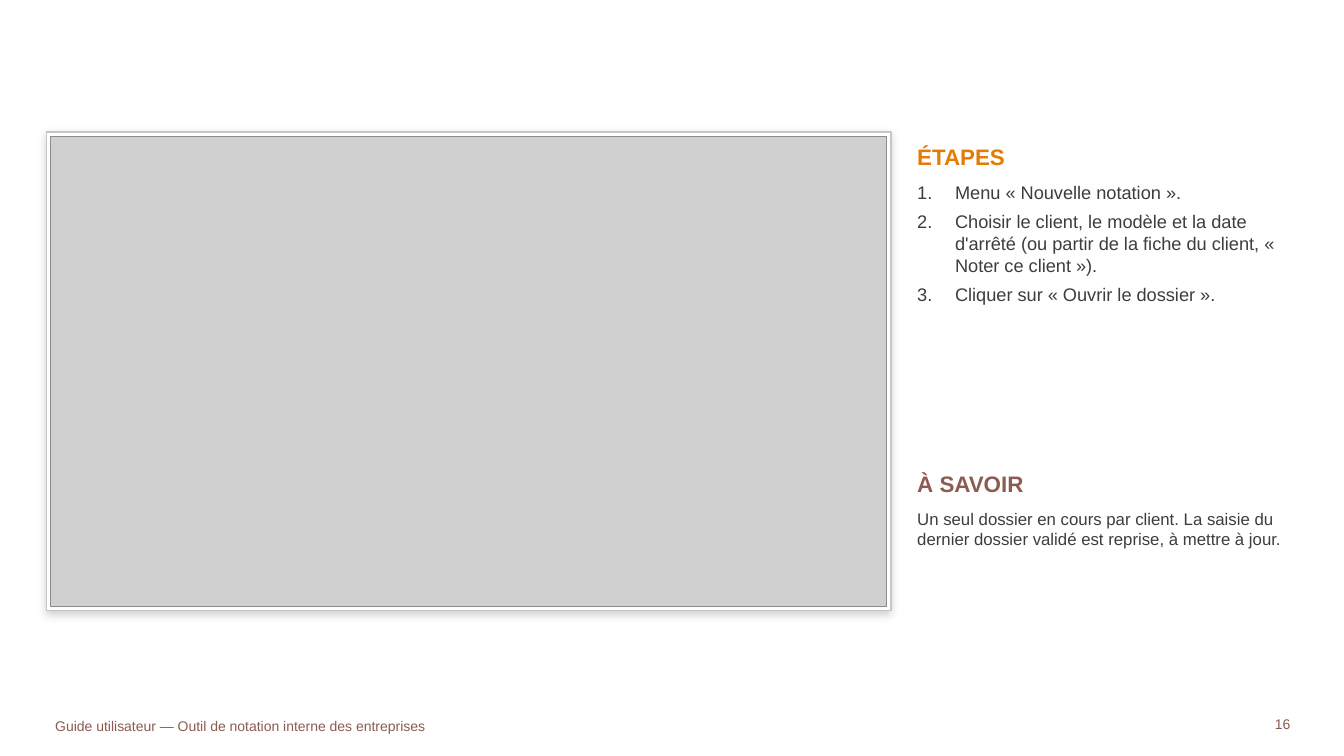
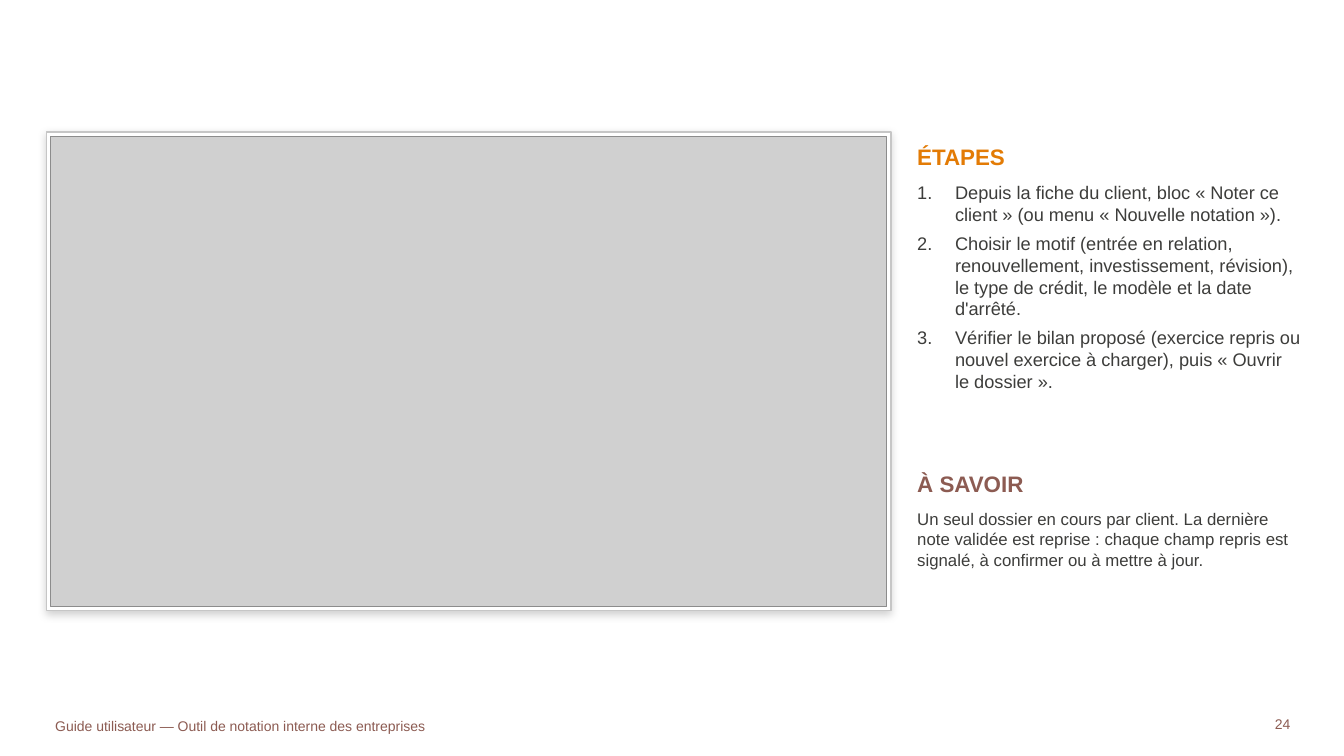
Before and after one commit to tariqeddoumi/Entreprise-scoring-cl, a slide deck: slide 24 of docs/guides/Guide_utilisateur_outil_notation.pptx (slide 16 before the commit). Drawn at 1344x756 pixels with LibreOffice and Linux fonts; fonts in the diff are those of the drawing; grey boxes stand for pictures; background and template pictures are left out. Boxes give left, top, right and bottom in pixels: in the first picture for what was removed or moved away, otherwise in the second. Text is boxed around its words. In the diff, an @@ line names an element or a change of style, - is before the commit and + after.

```diff
--- a/docs/guides/Guide_utilisateur_outil_notation.pptx
+++ b/docs/guides/Guide_utilisateur_outil_notation.pptx
@@ text at (955,186,1300,388): text changed @@
-1. Menu « Nouvelle notation ».
-2. Choisir le client, le modèle et la date d'arrêté (ou partir de la fiche du client, « Noter ce client »).
-3. Cliquer sur « Ouvrir le dossier ».
+1. Depuis la fiche du client, bloc « Noter ce client » (ou menu « Nouvelle notation »).
+2. Choisir le motif (entrée en relation, renouvellement, investissement, révision), le type de crédit, le modèle et la date d'arrêté.
+3. Vérifier le bilan proposé (exercice repris ou nouvel exercice à charger), puis « Ouvrir le dossier ».
@@ text at (917,512,1288,570): text changed @@
-Un seul dossier en cours par client. La saisie du dernier dossier validé est reprise, à mettre à jour.
+Un seul dossier en cours par client. La dernière note validée est reprise : chaque champ repris est signalé, à confirmer ou à mettre à jour.
@@ page number at (1275,719,1291,729): text changed @@
-16
+24
```
Also in this commit, not shown: 14 other slides changed, 24 slides added, 1 other file.
